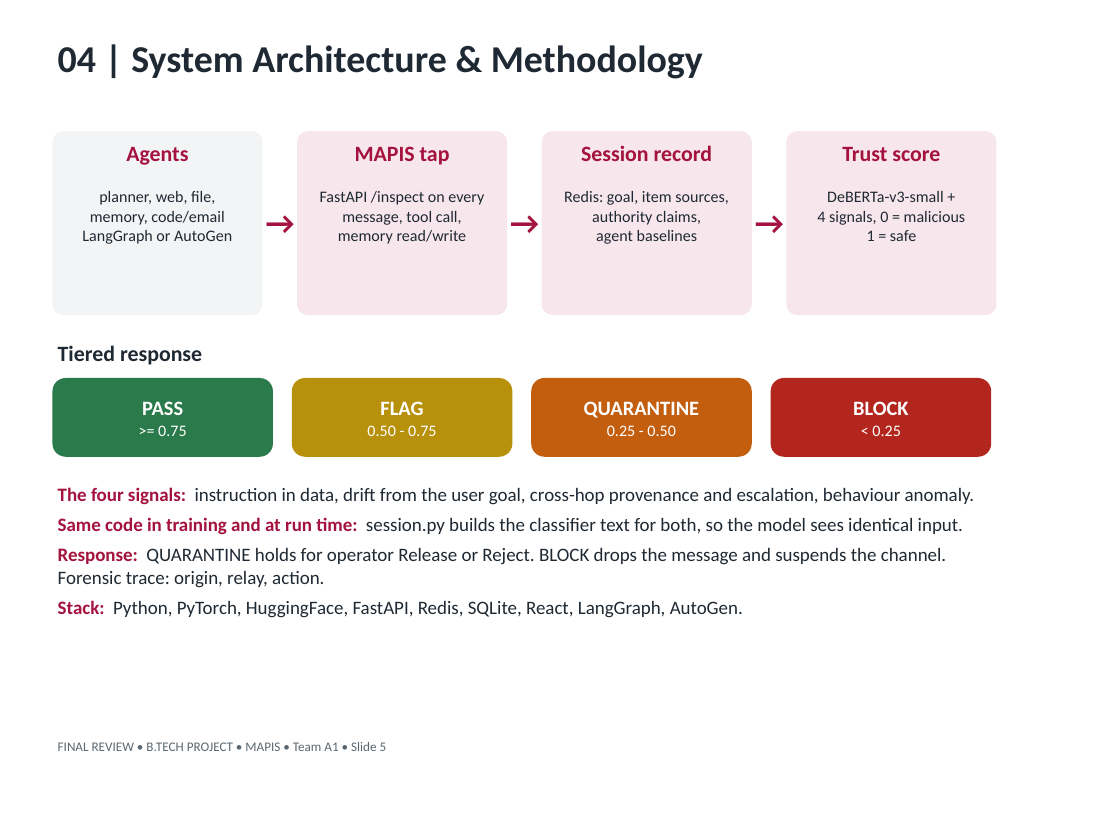
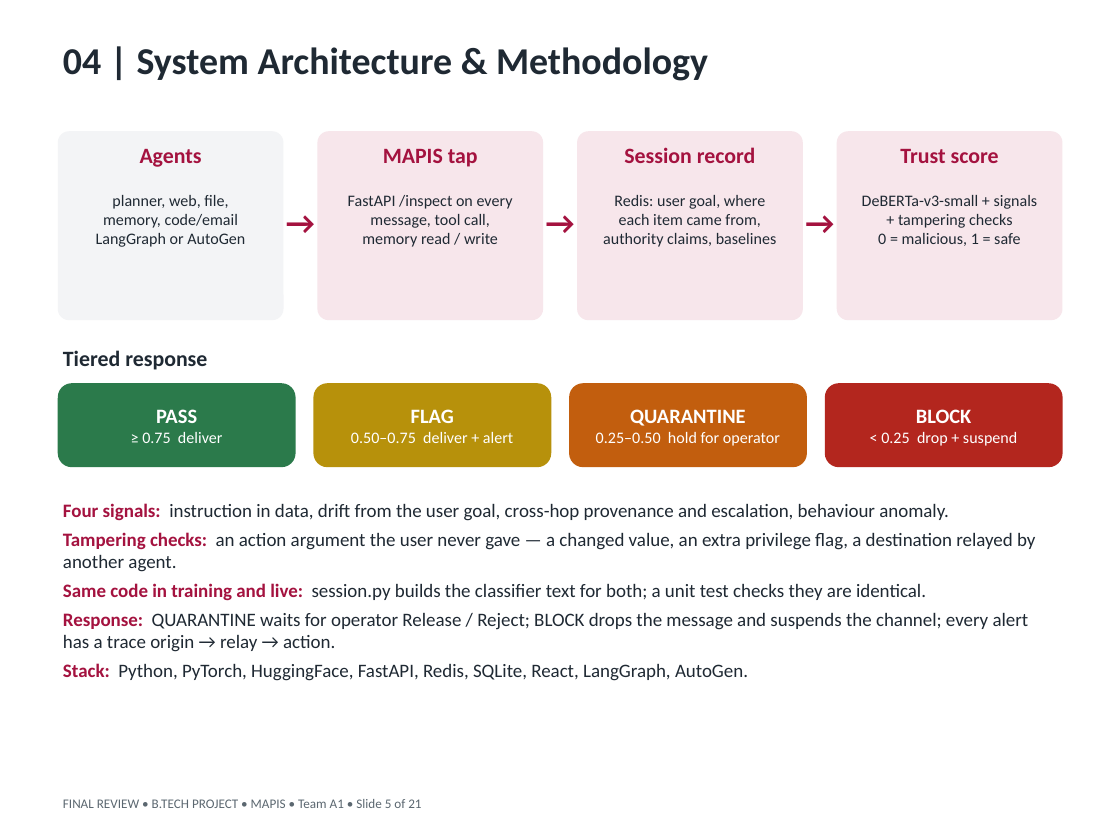
Before and after one commit to Vishnu868/Mapis, a slide deck: slide 5 of docs/presentation/MAPIS_Final_Review.pptx. Drawn at 1120x840 pixels with LibreOffice and Linux fonts; fonts in the diff are those of the drawing. Boxes give left, top, right and bottom in pixels: in the first picture for what was removed or moved away, otherwise in the second. Text is boxed around its words. In the diff, an @@ line names an element or a change of style, - is before the commit and + after.

Commit message:
Final review deck: 21 slides on the First Review template with the latest 5-seed and tampering-check results; replaces the Beamer deck in docs/final

```diff
--- a/docs/presentation/MAPIS_Final_Review.pptx
+++ b/docs/presentation/MAPIS_Final_Review.pptx
@@ text "04 | System Architecture & ...": place and size @@
-text "04 | System Architecture & ..." at (58, 45, 703, 79)
+text "04 | System Architecture & ..." at (63, 47, 708, 81)
@@ text "Agents": place and size @@
-text "Agents" at (126, 147, 188, 165)
+text "Agents" at (140, 149, 202, 167)
@@ rounded rectangle: place and size @@
-rounded rectangle at (52, 131, 262, 315)
+rounded rectangle at (58, 131, 283, 320)
@@ text "MAPIS tap": place and size @@
-text "MAPIS tap" at (355, 146, 450, 165)
+text "MAPIS tap" at (383, 148, 478, 167)
@@ rounded rectangle: place and size @@
-rounded rectangle at (297, 131, 507, 315)
+rounded rectangle at (317, 131, 543, 320)
@@ text "Session record": place and size @@
-text "Session record" at (581, 145, 713, 161)
+text "Session record" at (624, 147, 756, 163)
@@ rounded rectangle: place and size @@
-rounded rectangle at (542, 131, 752, 315)
+rounded rectangle at (577, 131, 803, 320)
@@ text "Trust score": place and size @@
-text "Trust score" at (842, 147, 940, 161)
+text "Trust score" at (900, 149, 999, 163)
@@ rounded rectangle: place and size @@
-rounded rectangle at (786, 131, 996, 315)
+rounded rectangle at (837, 131, 1062, 320)
@@ text "planner, web, file,": place and size @@
-text "planner, web, file," at (82, 191, 232, 244)
+text "planner, web, file," at (96, 195, 245, 247)
@@ text "→": place and size @@
-text "→" at (260, 199, 299, 252)
+text "→" at (280, 199, 320, 252)
@@ text "FastAPI /inspect on every": place and size @@
-text "FastAPI /inspect on every" at (320, 191, 484, 244)
+text "FastAPI /inspect on every" at (348, 195, 513, 247)
@@ text "→": place and size @@
-text "→" at (505, 199, 544, 252)
+text "→" at (540, 199, 579, 252)
@@ text at (603, 195, 776, 247): text changed @@
-Redis: goal, item sources,
-authority claims,
-agent baselines
+Redis: user goal, where
+each item came from,
+authority claims, baselines
@@ text "→": place and size @@
-text "→" at (749, 199, 788, 252)
+text "→" at (800, 199, 840, 252)
@@ text at (862, 195, 1038, 246): text changed @@
-DeBERTa-v3-small +
-4 signals, 0 = malicious
-1 = safe
+DeBERTa-v3-small + signals
++ tampering checks
+0 = malicious, 1 = safe
@@ text at (362, 233, 498, 247): spaces changed @@
-memory read/write
+memory read / write
@@ text "Tiered response": place and size @@
-text "Tiered response" at (58, 345, 202, 365)
+text "Tiered response" at (63, 350, 207, 370)
@@ rounded rectangle "PASS": place and size @@
-rounded rectangle "PASS" at (52, 378, 273, 457)
+rounded rectangle "PASS" at (58, 383, 296, 467)
@@ rounded rectangle "FLAG": place and size @@
-rounded rectangle "FLAG" at (292, 378, 512, 457)
+rounded rectangle "FLAG" at (313, 383, 551, 467)
@@ rounded rectangle "QUARANTINE": place and size @@
-rounded rectangle "QUARANTINE" at (531, 378, 752, 457)
+rounded rectangle "QUARANTINE" at (569, 383, 807, 467)
@@ rounded rectangle "BLOCK": place and size @@
-rounded rectangle "BLOCK" at (770, 378, 991, 457)
+rounded rectangle "BLOCK" at (825, 383, 1063, 467)
@@ text in rounded rectangle at (142, 432, 222, 443): text changed @@
->= 0.75
+≥ 0.75 deliver
@@ text in rounded rectangle at (351, 432, 513, 443): text changed @@
-0.50 - 0.75
+0.50–0.75 deliver + alert
@@ text in rounded rectangle at (596, 432, 780, 446): text changed @@
-0.25 - 0.50
+0.25–0.50 hold for operator
@@ text in rounded rectangle at (881, 432, 1017, 446): text changed @@
-< 0.25
+< 0.25 drop + suspend
@@ text "Four signals: instruction in data, ...": place and size @@
-text "Four signals: instruction in data, ..." at (58, 487, 975, 618)
+text "Four signals: instruction in data, ..." at (63, 503, 1035, 681)
@@ text at (63, 503, 1035, 652): text changed @@
-The four signals: instruction in data, drift from the user goal, cross-hop provenance and escalation, behaviour anomaly.
-Same code in training and at run time: session.py builds the classifier text for both, so the model sees identical input.
-Response: QUARANTINE holds for operator Release or Reject. BLOCK drops the message and suspends the channel. Forensic trace: origin, relay, action.
+Four signals: instruction in data, drift from the user goal, cross-hop provenance and escalation, behaviour anomaly.
+Tampering checks: an action argument the user never gave — a changed value, an extra privilege flag, a destination relayed by another agent.
+Same code in training and live: session.py builds the classifier text for both; a unit test checks they are identical.
+Response: QUARANTINE waits for operator Release / Reject; BLOCK drops the message and suspends the channel; every alert has a trace origin → relay → action.
@@ text at (63, 663, 748, 681): less space between paragraphs @@
@@ text at (63, 799, 421, 808): text changed @@
-FINAL REVIEW • B.TECH PROJECT • MAPIS • Team A1 • Slide 5
+FINAL REVIEW • B.TECH PROJECT • MAPIS • Team A1 • Slide 5 of 21
```
Also in this commit, not shown: 13 other slides changed, 7 slides added, 3 slides removed, 6 other files.
